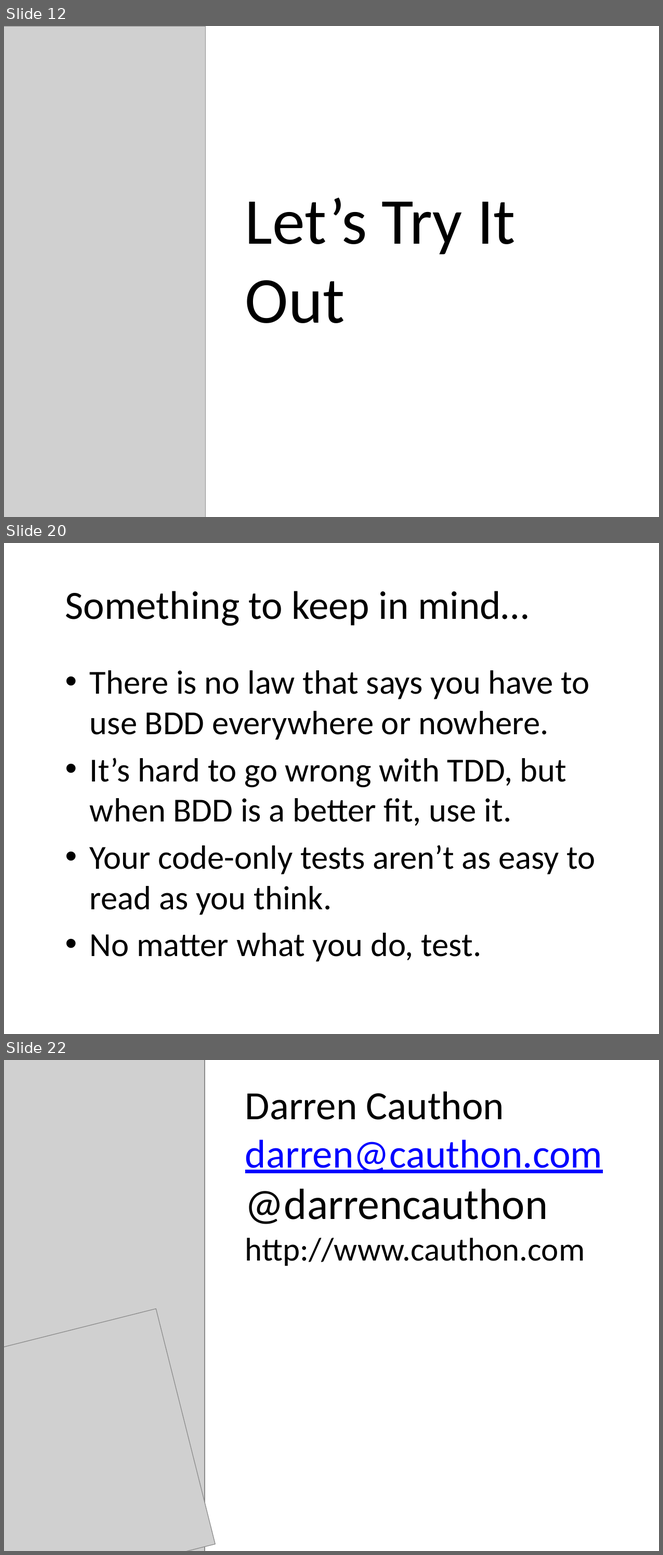
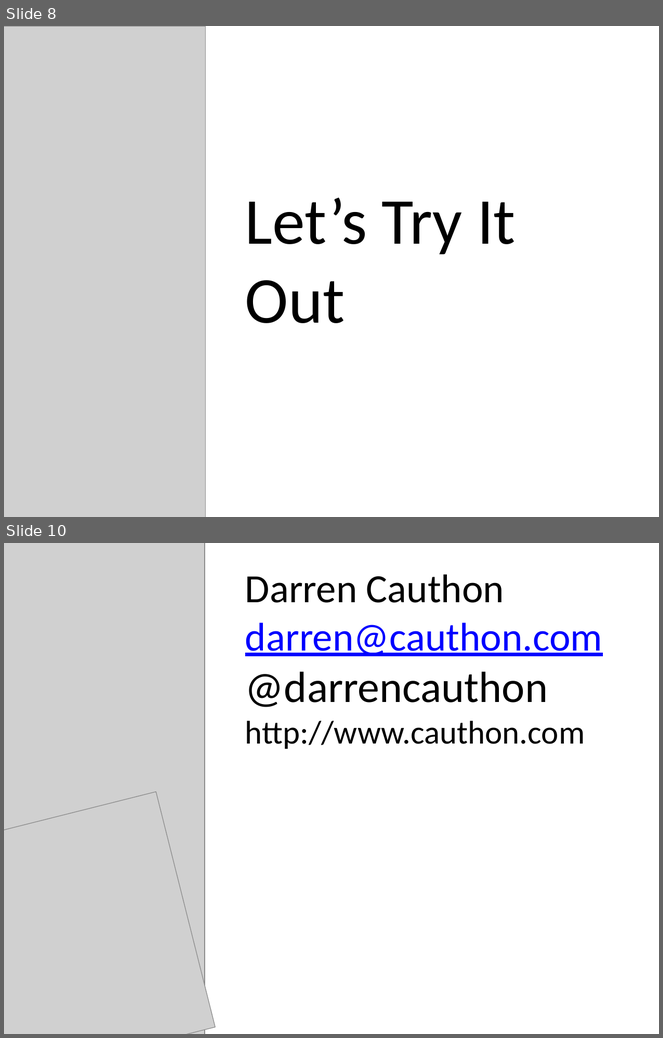
Before and after one commit to darrencauthon/SpecFlow-at-IowaCodeCamp, a slide deck: Outside In With SpecFlow.pptx. Shown one above the other, each under a label of ours: slides 12, 20 and 22 before the commit, slides 8 and 10 after it; the slides between them are not shown. The pictures are 663x1555 and 663x1038 pixels, drawn with LibreOffice and Linux fonts; fonts in the diff are those of the drawing; grey boxes stand for pictures; background and template pictures are left out. Boxes give left, top, right and bottom in pixels: in the first picture for what was removed or moved away, otherwise in the second. Text is boxed around its words. In the diff, an @@ line names an element or a change of style, - is before the commit and + after.

```diff
--- a/Outside In With SpecFlow.pptx
+++ b/Outside In With SpecFlow.pptx
@@ slide 20 removed at [4,543,659,1034], background picture (left out) @@
@@ title removed at [65,591,529,626] @@
-Something to keep in mind…
@@ text removed at [90,670,596,962] @@
-• There is no law that says you have to use BDD everywhere or nowhere.
-• It’s hard to go wrong with TDD, but when BDD is a better fit, use it.
-• Your code-only tests aren’t as easy to read as you think.
-• No matter what you do, test.
@@ what was slide 12 is now slide 8 @@
@@ what was slide 22 is now slide 10 @@
```
Also in this commit, not shown: 6 slides changed, 11 other slides removed, 1 other file.
